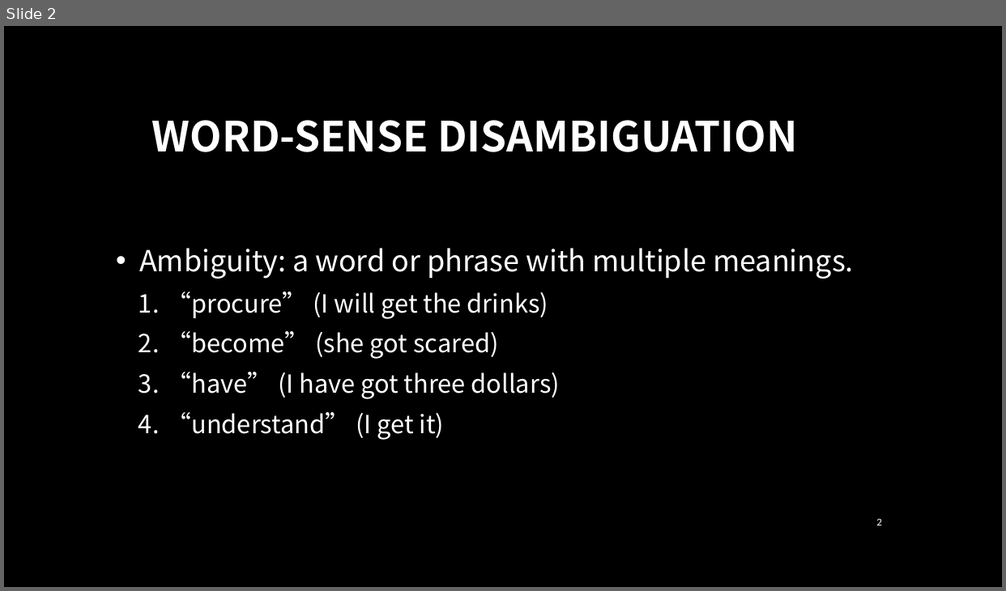
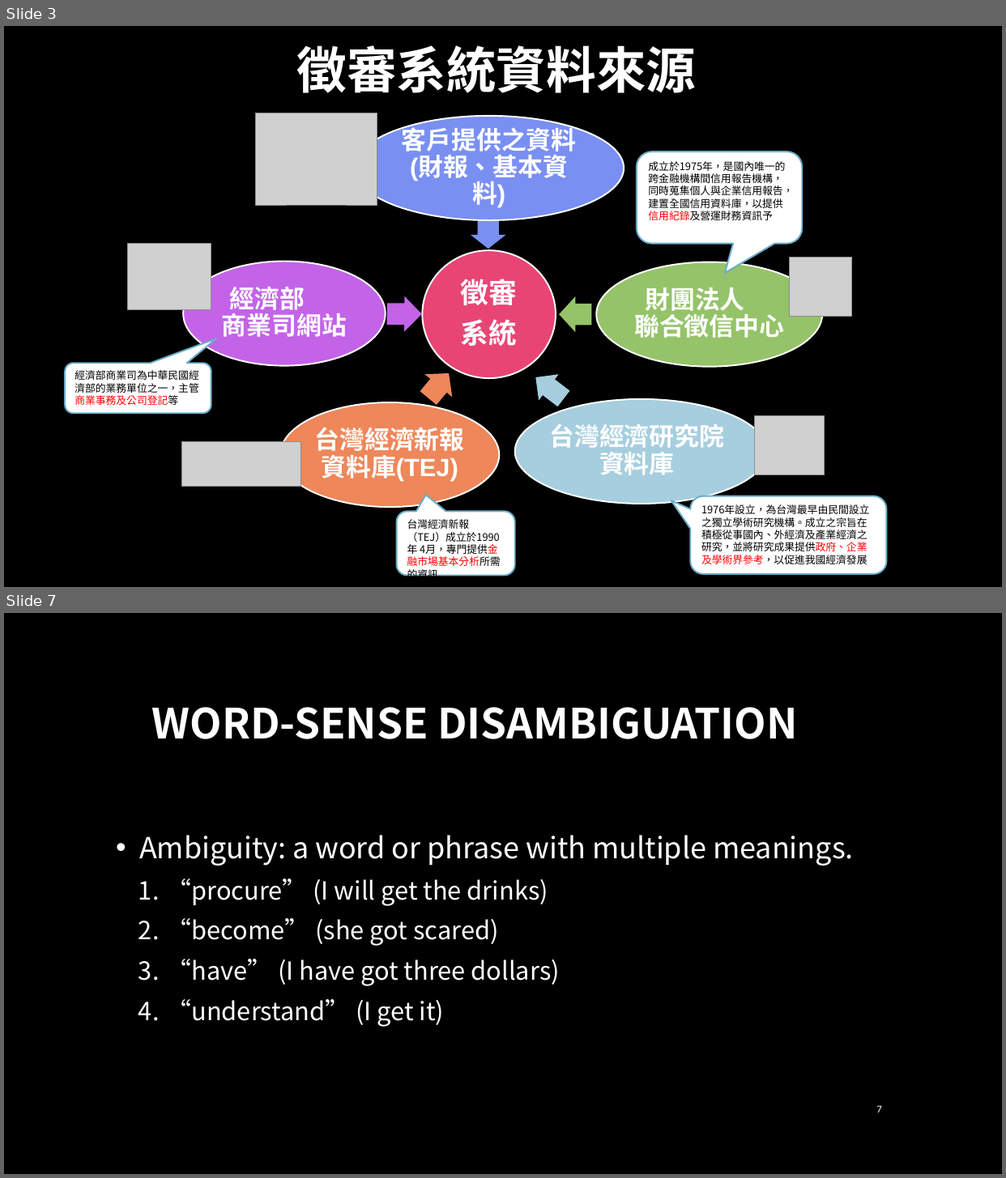
Before and after one commit to jiaweichang/biography, a slide deck: slides/Talks/Foundation of Natural Language Understanding.pptx. Shown one above the other, each under a label of ours: slide 2 before the commit, slides 3 and 7 after it; the slides between them are not shown. The pictures are 1006x591 and 1006x1178 pixels, drawn with LibreOffice and Linux fonts; fonts in the diff are those of the drawing; grey boxes stand for pictures; background and template pictures are left out. Boxes give left, top, right and bottom in pixels: in the first picture for what was removed or moved away, otherwise in the second. Text is boxed around its words. In the diff, an @@ line names an element or a change of style, - is before the commit and + after.

```diff
--- a/slides/Talks/Foundation of Natural Language Understanding.pptx
+++ b/slides/Talks/Foundation of Natural Language Understanding.pptx
@@ slide 3 added at box(4, 26, 1002, 587), background picture (left out) @@
@@ text added at box(297, 45, 697, 93), 48 pt, text #FFFFFF, bold @@
+徵審系統資料來源
@@ picture added at box(256, 113, 377, 205) @@
@@ rounded speech box added at box(637, 152, 802, 244), fill #FFFFFF, outline #6AADC8 1.5 pt, 10 pt, text #000000 @@
+成立於1975年，是國內唯一的跨金融機構間信用報告機構，同時蒐集個人與企業信用報告，建置全國信用資料庫，以提供信用紀錄及營運財務資訊予會員機構查詢利用
@@ picture added at box(127, 244, 211, 310) @@
@@ picture added at box(790, 258, 852, 317) @@
@@ group added at box(183, 116, 822, 507): 5 ellipses, 5 texts, 4 right arrows @@
+徵審
+系統
+客戶提供之資料(財報、基本資料)
+財團法人 聯合徵信中心
+台灣經濟新報資料庫(TEJ)
+經濟部 商業司網站
@@ rounded speech box added at box(65, 363, 211, 413), fill #FFFFFF, outline #6AADC8 1.5 pt, 10 pt, text #000000 @@
+經濟部商業司為中華民國經濟部的業務單位之一，主管商業事務及公司登記等
@@ right arrow added at box(526, 365, 574, 412), fill #A6CEDE @@
@@ rectangle added at box(538, 376, 569, 407), fill #A6CEDE @@
@@ ellipse added at box(515, 399, 768, 505), fill #A6CEDE, outline #FFFFFF 1.5 pt @@
@@ text added at box(550, 425, 725, 476), 24 pt, text #FFFFFF, bold @@
+台灣經濟研究院資料庫
@@ picture added at box(754, 416, 825, 476) @@
@@ picture added at box(181, 442, 300, 486) @@
@@ rounded speech box added at box(691, 496, 887, 574), fill #FFFFFF, outline #6AADC8 1.5 pt, 10 pt, text #000000 @@
+1976年設立，為台灣最早由民間設立之獨立學術研究機構。成立之宗旨在積極從事國內、外經濟及產業經濟之研究，並將研究成果提供政府、企業及學術界參考，以促進我國經濟發展
@@ page number added at box(845, 506, 889, 537), 10 pt, text #FFFFFF @@
+3
@@ rounded speech box added at box(396, 512, 514, 576), fill #FFFFFF, outline #6AADC8 1.5 pt, 10 pt, text #000000 @@
+台灣經濟新報（TEJ）成立於1990年 4月，專門提供金融市場基本分析所需的資訊
@@ what was slide 2 is now slide 7 @@
@@ page number at box(876, 1105, 881, 1113): text changed @@
-2
+7
```
Also in this commit, not shown: 5 slides changed, 12 other slides added, 2 slides removed.
